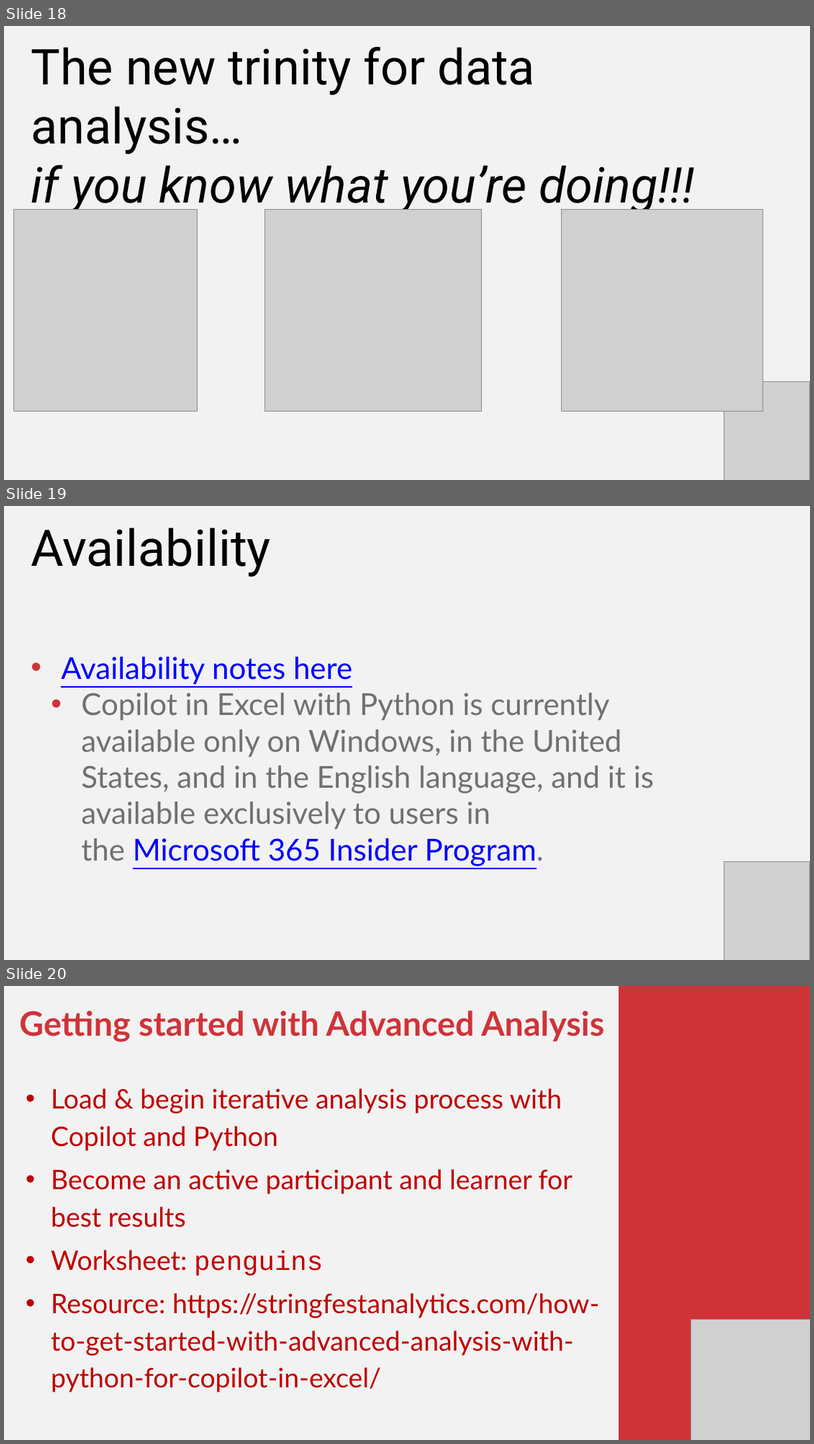
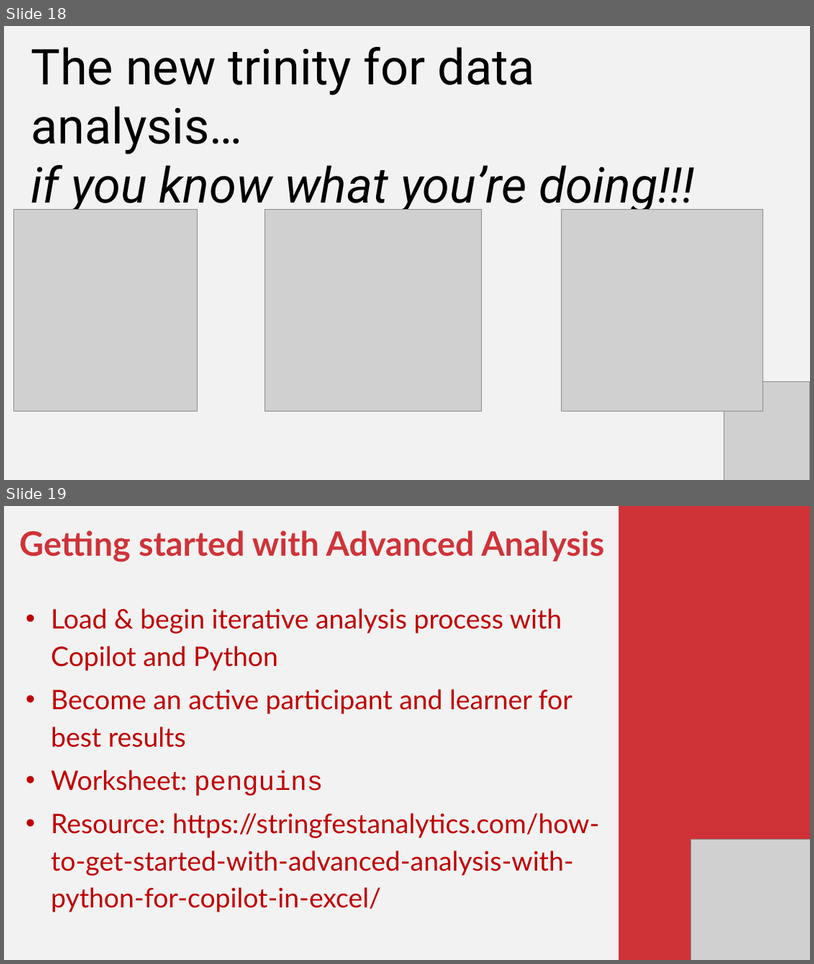
Before and after one commit to stringfestdata/global-excel-summit-python-in-excel-2025, a slide deck: python-in-excel-for-enhanced-data-analytics.pptx. Shown one above the other, each under a label of ours: slides 18, 19 and 20 before the commit, slides 18 and 19 after it. The pictures are 814x1444 and 814x964 pixels, drawn with LibreOffice and Linux fonts; fonts in the diff are those of the drawing; grey boxes stand for pictures. Boxes give left, top, right and bottom in pixels: in the first picture for what was removed or moved away, otherwise in the second. Text is boxed around its words. In the diff, an @@ line names an element or a change of style, - is before the commit and + after.

```diff
--- a/python-in-excel-for-enhanced-data-analytics.pptx
+++ b/python-in-excel-for-enhanced-data-analytics.pptx
@@ slide 19 removed at (x1=4, y1=506, x2=810, y2=960), background #F2F2F2 @@
@@ text removed at (x1=31, y1=528, x2=271, y2=577) @@
-Availability
@@ text removed at (x1=61, y1=656, x2=654, y2=866) @@
-• Availability notes here
-  • Copilot in Excel with Python is currently available only on Windows, in the United States, and in the English language, and it is available exclusively to users in the Microsoft 365 Insider Program.
@@ picture removed at (x1=725, y1=861, x2=810, y2=960) @@
@@ what was slide 20 is now slide 19 @@
```
Also in this commit, not shown: 1 slide changed, 2 other files.
